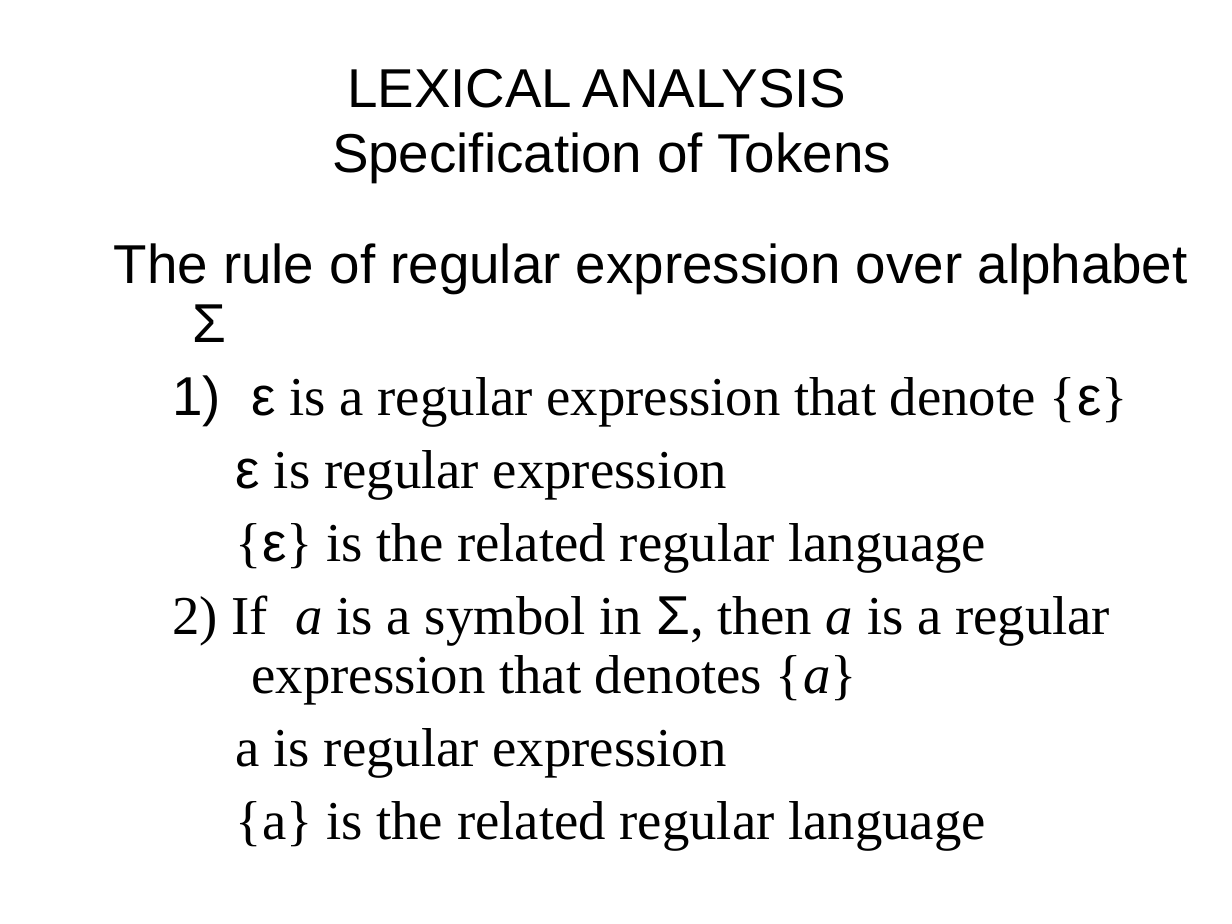
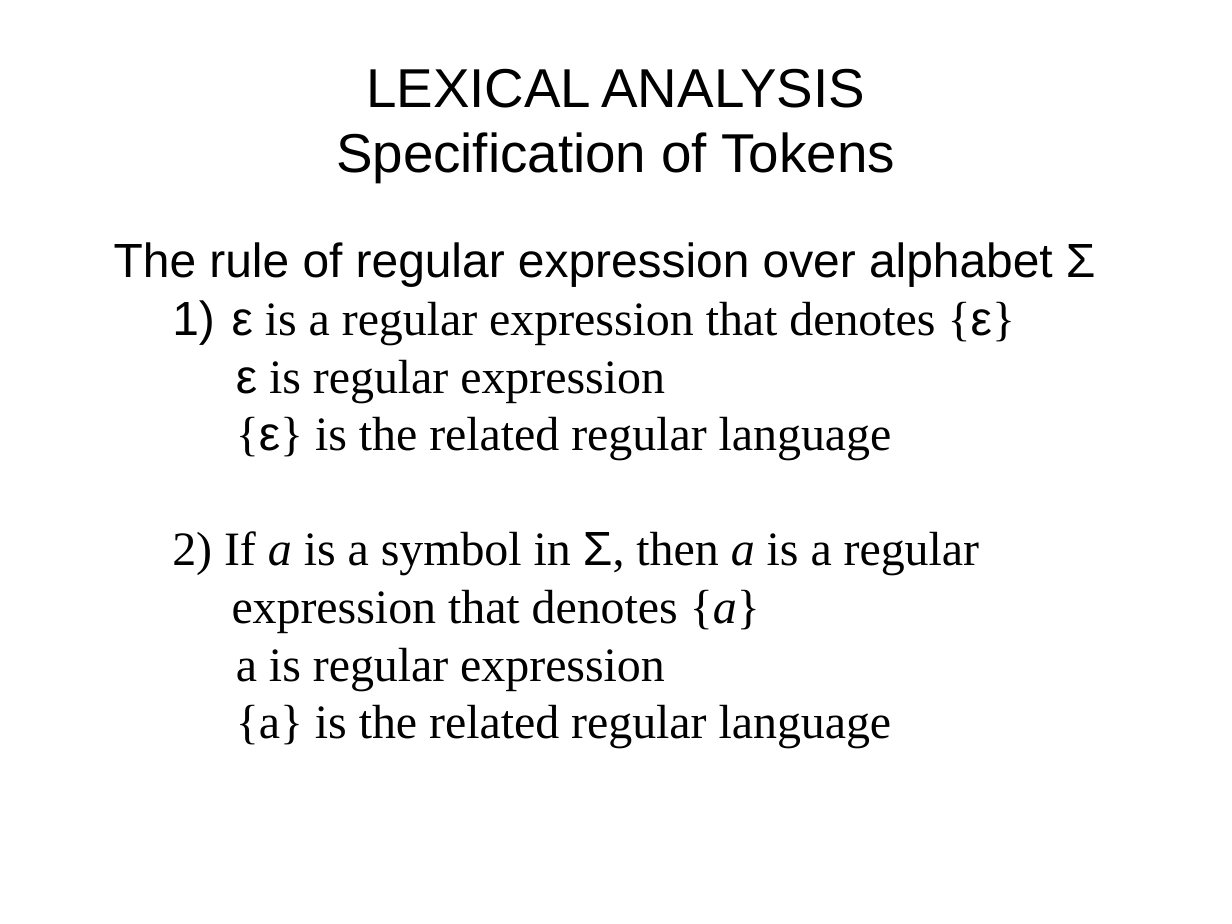
Before and after one commit to GeneralNitin/S6, a slide deck: slide 38 of 02. Compiler Design/PPTs/Module 1.ppt. Drawn at 1232x924 pixels with LibreOffice and Linux fonts; fonts in the diff are those of the drawing. Boxes give left, top, right and bottom in pixels: in the first picture for what was removed or moved away, otherwise in the second. Text is boxed around its words. In the diff, an @@ line names an element or a change of style, - is before the commit and + after.

```diff
--- a/02. Compiler Design/PPTs/Module 1.ppt
+++ b/02. Compiler Design/PPTs/Module 1.ppt
@@ text "LEXICAL ANALYSIS Specification of Tokens" at (x1=336, y1=68, x2=894, y2=182): alignment left to centre @@
@@ text at (x1=114, y1=242, x2=1096, y2=748): size 32 to 28 pt in "The rule of regular expression over alphabet ...", "ε is regular expression", "{ε} is the related regular language", "2) If a is a symbol in ..." and 2 more places; line spacing 0.9 to 1; less space between paragraphs; indent changed @@
@@ text at (x1=232, y1=301, x2=1015, y2=345): text changed; size 32 to 28 pt @@
-  1) ε is a regular expression that denote {ε}
+  1) ε is a regular expression that denotes {ε}
```
Also in this commit, not shown: 70 other slides changed, 2 slides removed, 5 other files.
